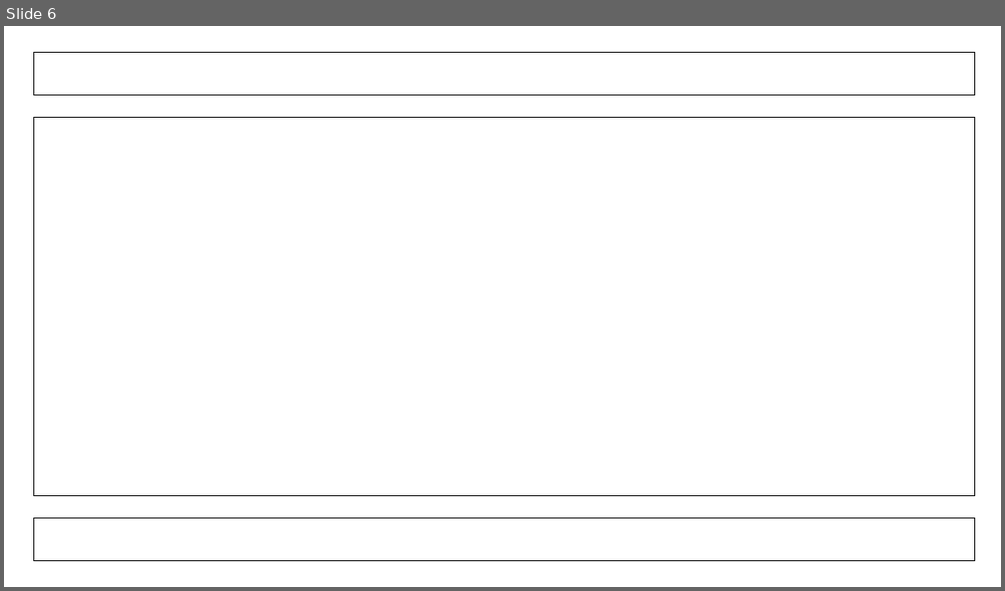
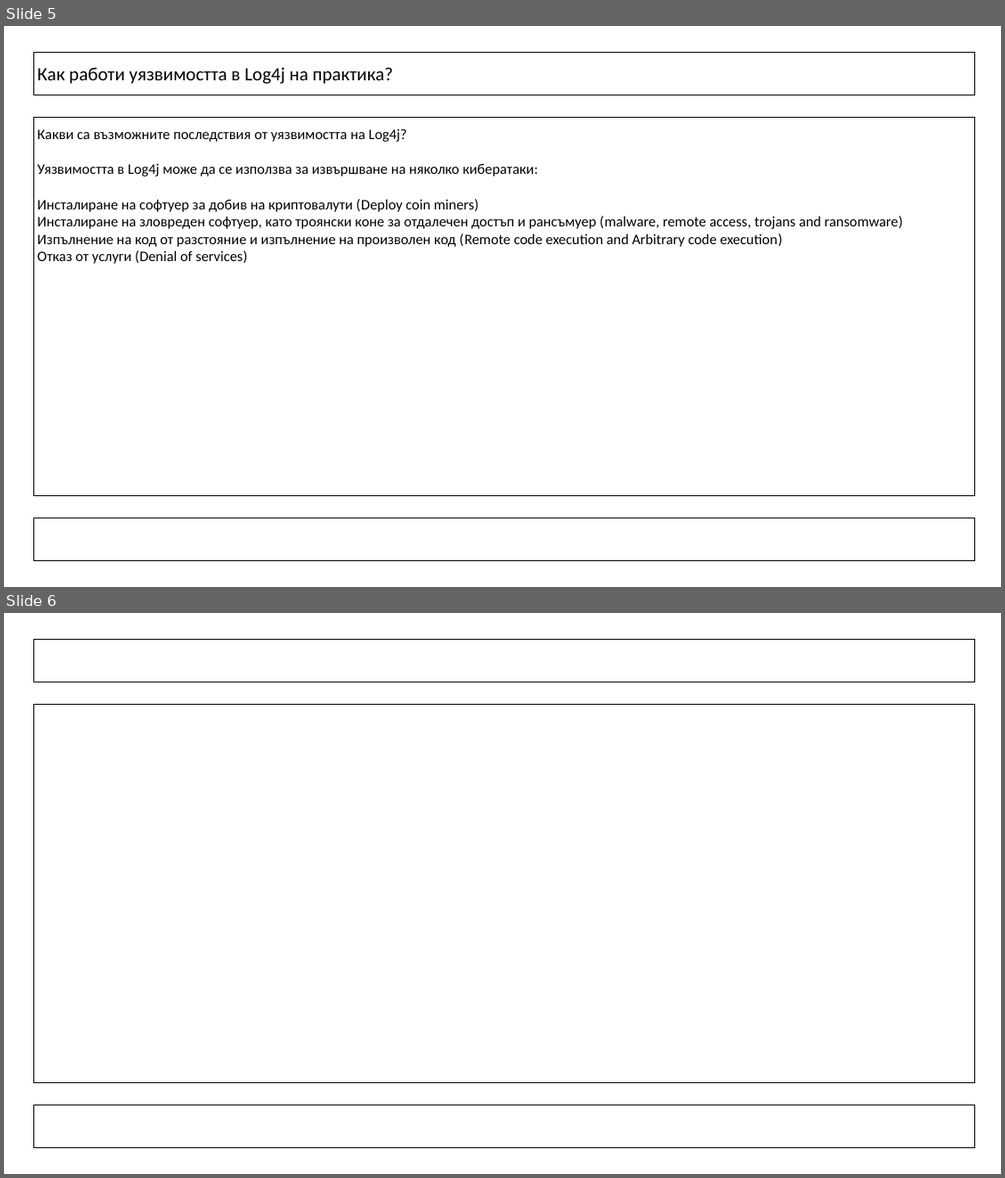
Before and after one commit to atkuzmanov/sctm130-sctm146-proekt-unrvk-2022, a slide deck: sctm146-proekt-unrvk-5.pptx. Shown one above the other, each under a label of ours: slide 6 before the commit, slides 5 and 6 after it. The pictures are 1005x591 and 1005x1178 pixels, drawn with LibreOffice and Linux fonts; fonts in the diff are those of the drawing. Boxes give left, top, right and bottom in pixels: in the first picture for what was removed or moved away, otherwise in the second. Text is boxed around its words. In the diff, an @@ line names an element or a change of style, - is before the commit and + after.

```diff
--- a/sctm146-proekt-unrvk-5.pptx
+++ b/sctm146-proekt-unrvk-5.pptx
@@ slide 5 added at <box>4,26,1001,587</box>, background #FFFFFF @@
@@ rectangle added at <box>34,52,975,95</box>, outline #000000 1 pt @@
@@ text added at <box>37,67,393,84</box>, 18 pt, text #000000 @@
+Как работи уязвимостта в Log4j на практика?
@@ rectangle added at <box>34,118,975,496</box>, outline #000000 1 pt @@
@@ text added at <box>37,129,903,264</box>, 14 pt, text #000000 @@
+Какви са възможните последствия от уязвимостта на Log4j?
+Уязвимостта в Log4j може да се използва за извършване на няколко кибератаки:
+Инсталиране на софтуер за добив на криптовалути (Deploy coin miners)
+Инсталиране на зловреден софтуер, като троянски коне за отдалечен достъп и рансъмуер (malware, remote access, trojans and ransomware)
+Изпълнение на код от разстояние и изпълнение на произволен код (Remote code execution and Arbitrary code execution)
+Отказ от услуги (Denial of services)
@@ rectangle added at <box>34,517,975,561</box>, outline #000000 1 pt @@
```
Also in this commit, not shown: 1 slide changed, 1 other slide added, 2 slides removed, 1 other file.
